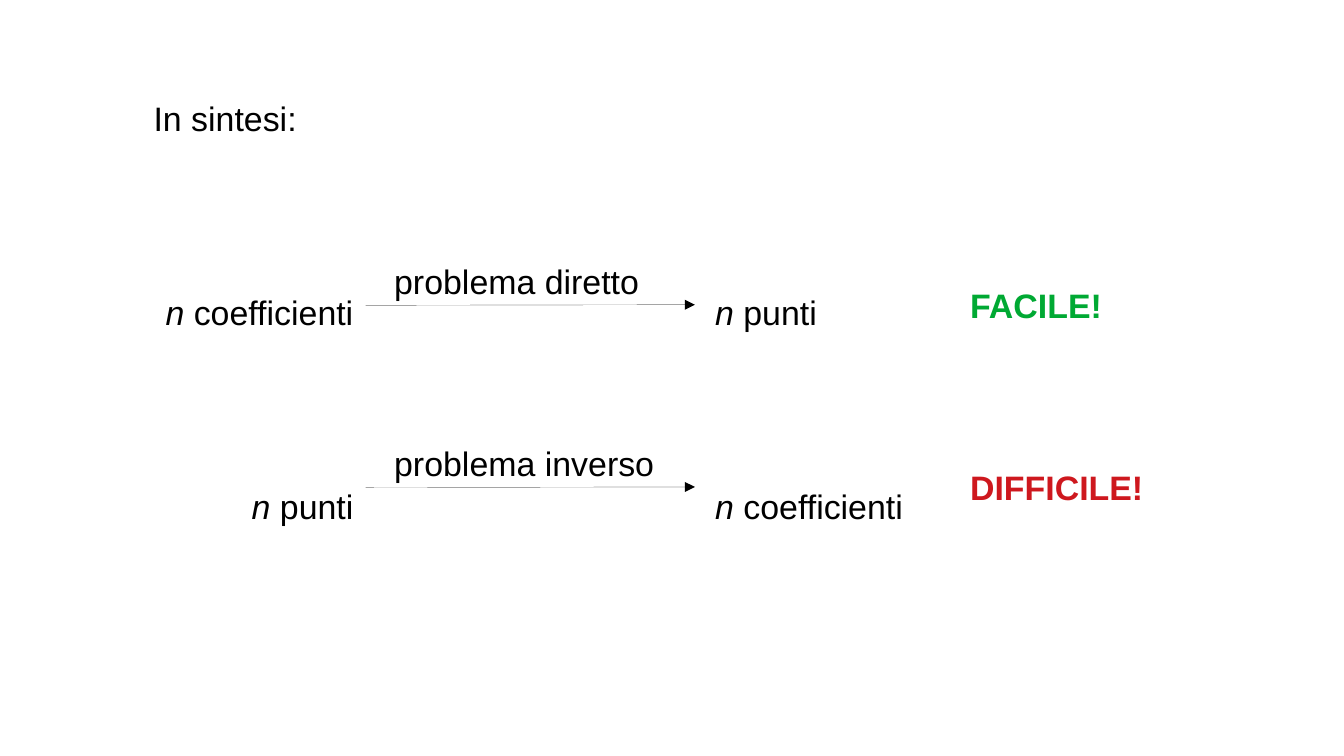
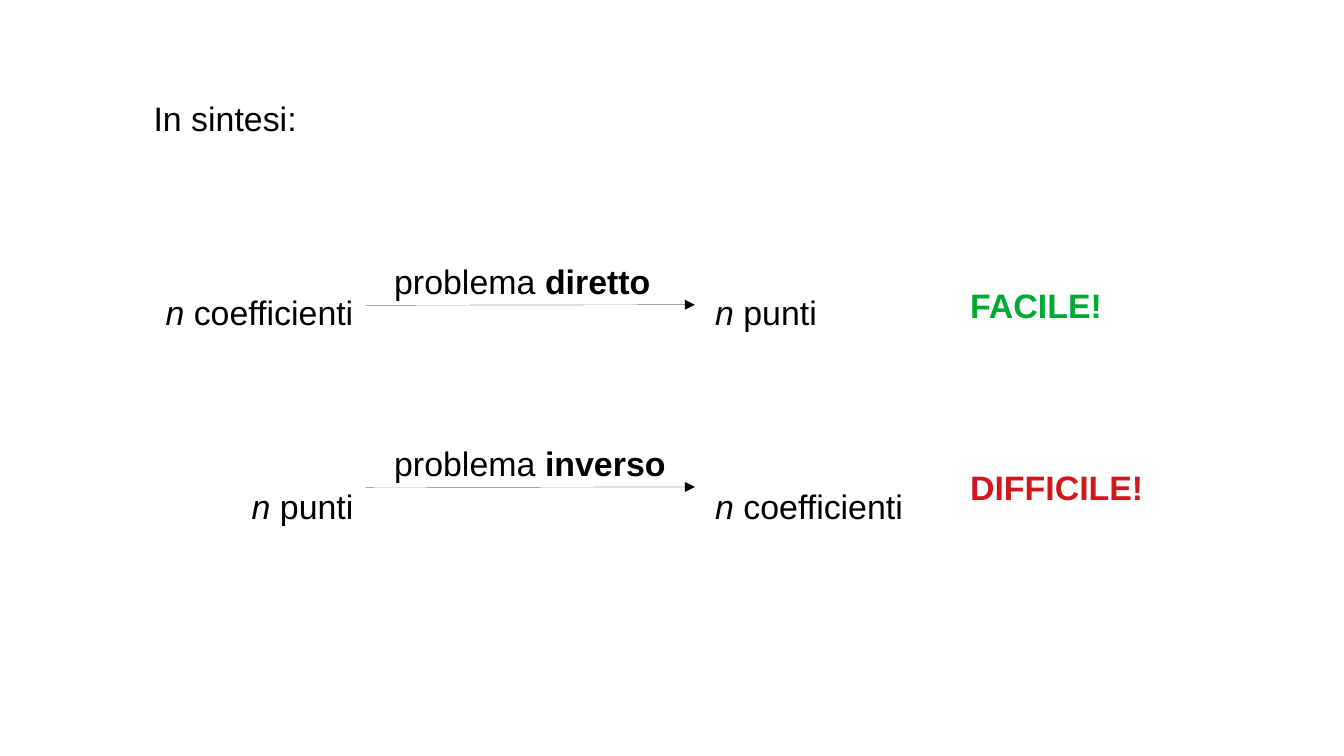
Before and after one commit to lmari/PolyGA, a slide deck: slide 13 of GA.odp. Drawn at 1344x756 pixels with LibreOffice and Linux fonts; fonts in the diff are those of the drawing. Boxes give left, top, right and bottom in pixels: in the first picture for what was removed or moved away, otherwise in the second. Text is boxed around its words. In the diff, an @@ line names an element or a change of style, - is before the commit and + after.

```diff
--- a/GA.odp
+++ b/GA.odp
@@ text "problema diretto" at [394, 269, 650, 301]: bold on in "diretto" @@
@@ text "problema inverso" at [394, 451, 665, 483]: bold on in "inverso" @@
```
Also in this commit, not shown: 7 other files.
